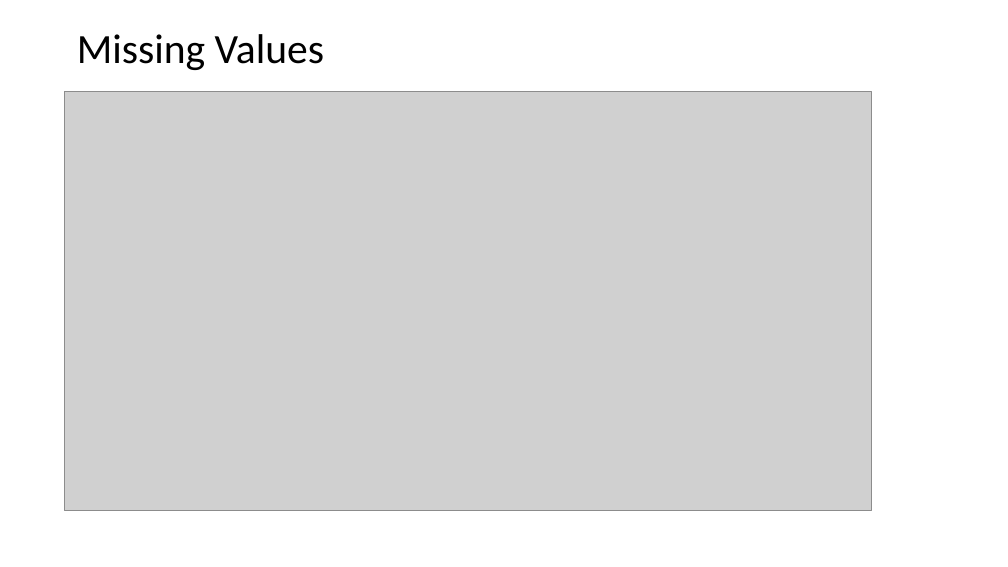
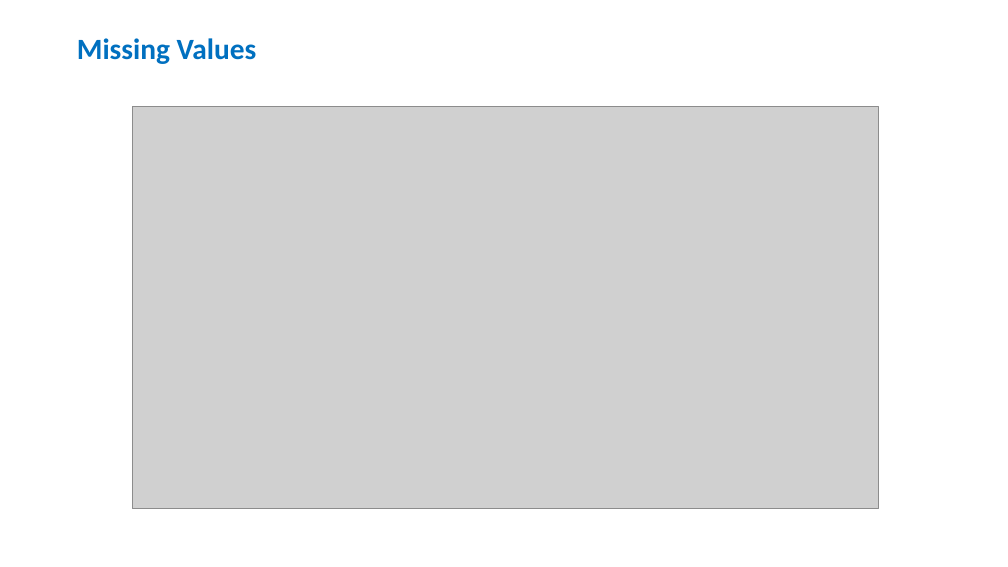
Before and after one commit to manasagodkhindi/AmesHousingPrediction, a slide deck: slide 12 of HousingPricesPresentations.pptx. Drawn at 1008x567 pixels with LibreOffice and Linux fonts; fonts in the diff are those of the drawing; grey boxes stand for pictures. Boxes give left, top, right and bottom in pixels: in the first picture for what was removed or moved away, otherwise in the second. Text is boxed around its words. In the diff, an @@ line names an element or a change of style, - is before the commit and + after.

```diff
--- a/HousingPricesPresentations.pptx
+++ b/HousingPricesPresentations.pptx
@@ title "Missing Values" at [77,38,257,64]: size 39.6 to 28 pt, text colour #000000 to #0070C0, bold on @@
@@ picture: place and size @@
-picture at [64,91,872,511]
+picture at [132,107,879,509]
```
Also in this commit, not shown: 2 other slides changed, 1 slide added.
